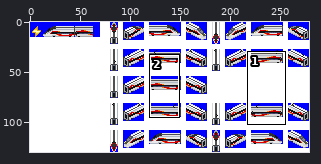
Sprite sheet: src/locomotive/CR400BF_Z/CR400BF_Z.png. Above: a wide view before the commit, with the close-up outlined.
Close-up. First the earlier version:
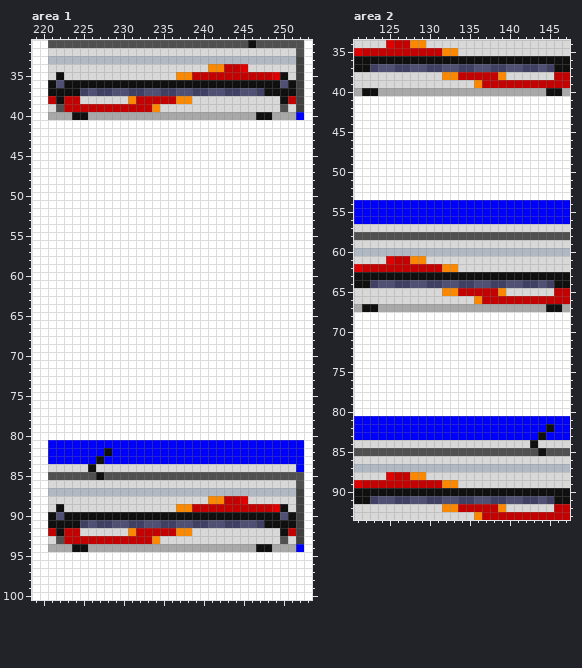
The file is 279x130 pixels. Colours within 5 levels of each other are drawn and written as one. Shown: area 1: x 219..253, y 31..100; area 2: x 121..147, y 34..93.
Once edited:
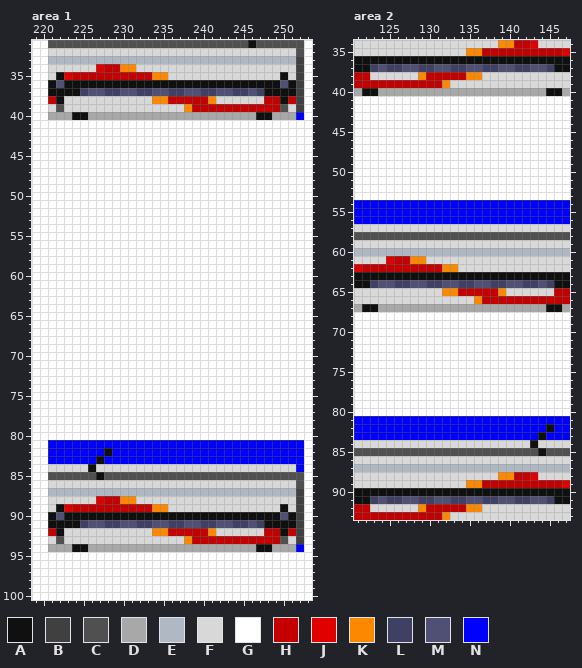
Palette (. is transparent): A #101010  B #404040  C #505050  D #a8a8a8  E #b0b8c4  F #d8d8d8  G #ffffff  H #c40000  J #e00000  K #fc8800  L #404064  M #505074  N #0000ff
Difference:
Changed rows in their new state; - is an unchanged pixel.
Area 1:
first column x 223:
 34 ----JHHKK---------FFFFF----
 35 JHHHHHHHHHHKK-FFFFFFFFFFFFF
 37 ----M-L-M-L-M-L-M-L-M-L----
 38 FF------FFFKK-HHHHK------HH
 39 FFFFFFFFFFFF---KHHHHHHHHHHH
first column x 223:
 88 ----JHHKK---------FFFFF----
 89 JHHHHHHHHHHKK-FFFFFFFFFFFFF
 91 ----M-L-M-L-M-L-M-L-M-L----
 92 FF------FFFKK-HHHHK------HH
 93 FFFFFFFFFFFF---KHHHHHHHHHHH
Area 2:
first column x 121:
34 ----FFFFF---------KKHHJ----
35 FFFFFFFFFFFFF-KKHHHHHHHHHHJ
37 ----L-M-L-M-L-M-L-M-L-M----
38 HH------KHHHH-KKFFF------FF
39 HHHHHHHHHHHK---FFFFFFFFFFFF
first column x 121:
88 ----FFFFF---------KKHHJ----
89 FFFFFFFFFFFFF-KKHHHHHHHHHHJ
91 ----L-M-L-M-L-M-L-M-L-M----
92 HH------KHHHH-KKFFF------FF
93 HHHHHHHHHHHK---FFFFFFFFFFFF
Pixel boxes of the changes (left, top, right, bottom) in both close-ups:
changed: (64, 64, 280, 112)
changed: (64, 496, 280, 544)
changed: (354, 40, 570, 88)
changed: (354, 472, 570, 520)
